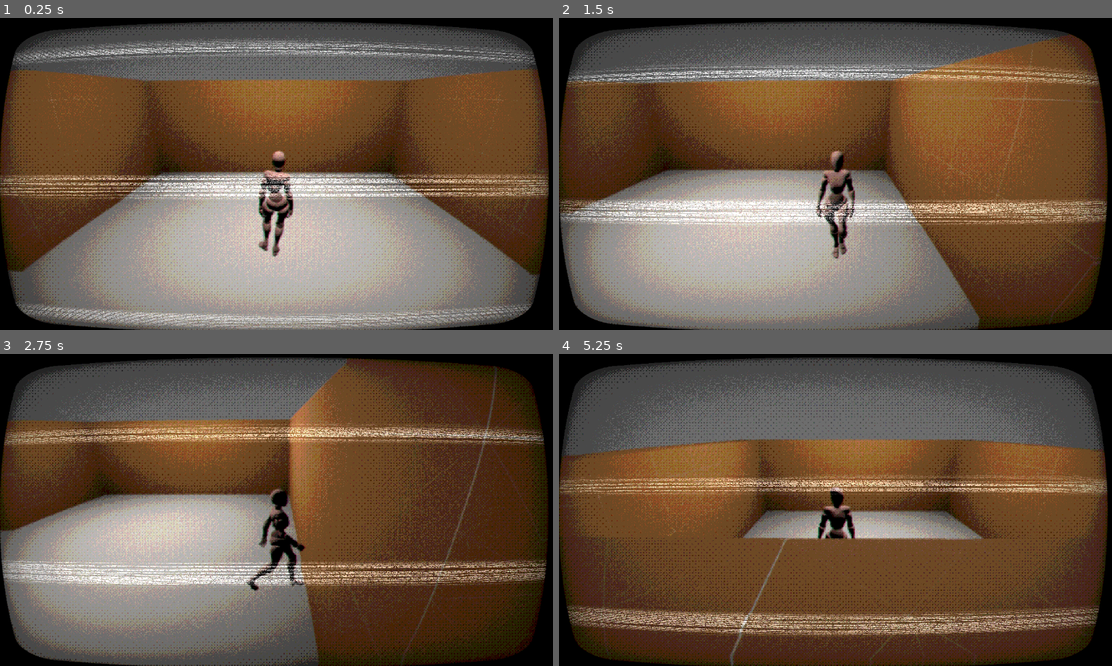
Above: before the commit, frames 1-4 (two rows, left to right).
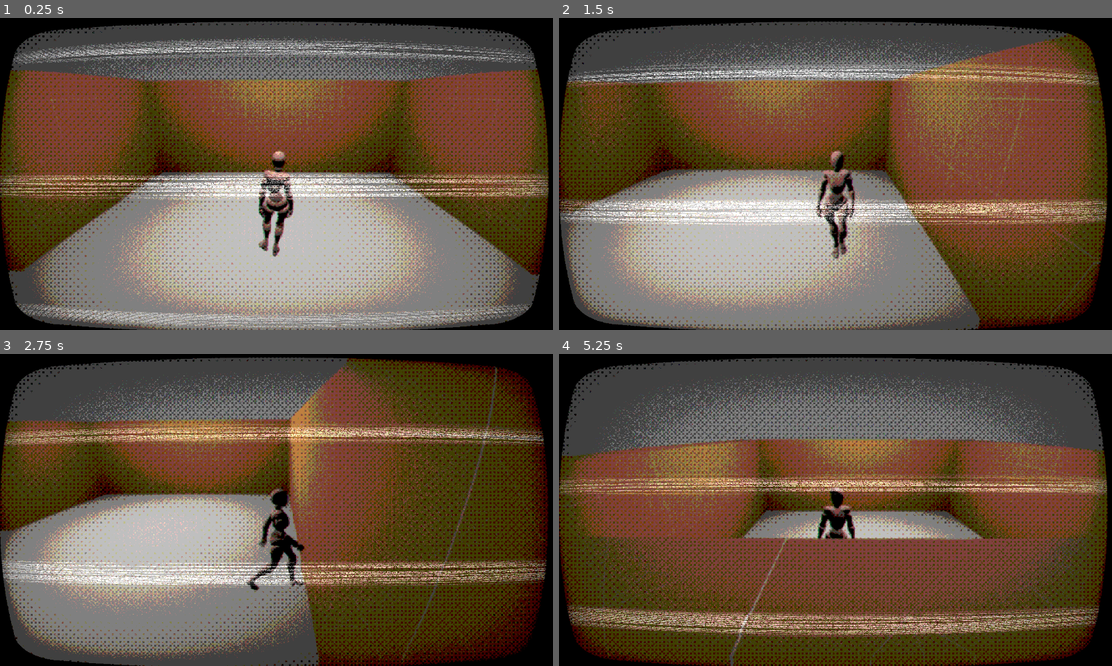
Above: after the commit, the same moments.

Repository: bengo501/Nightmare-Loop
Game: Godot game, scene res://scenes/world.tscn
Two runs of this game, one before a commit and one after it. Both use one fixed random seed, a clock stepped at 60 frames per second and the inputs below.
Inputs:
- Up to frame 1 (0.25 s): no input
- Up to frame 2 (1.5 s): tap Enter (ui_accept) at 0.5, 0.77 s; hold D (right) 0.53-1.28 s; tap W (foward) at 0.6, 1.35 s; hold S (backward) from 1.28 s (still down)
- Up to frame 3 (2.75 s): tap Enter (ui_accept) at 1.52 s; release S (backward) at 2.03 s; hold D (right) from 2.03 s (still down); tap W (foward) at 2.1 s
- Up to frame 4 (5.25 s): tap W (foward) every 0.75 s from 2.85 to 5.1 s; tap Enter (ui_accept) at 3.02, 3.77, 4.52 s; release D (right) at 3.53 s; hold A (left) 3.53-5.03 s; hold S (backward) from 5.03 s (still down)

The runs differ from the first frame. In frame 1, 43% of the frame differs, in the area x 0-100%, y 1-100%; in frame 2, 45%; in frame 3, 49%; in frame 4, 52%.

Commit message:
added some shaders

Diff:
--- a/scenes/world.tscn
+++ b/scenes/world.tscn
@@ -1,17 +1,30 @@
-[gd_scene load_steps=8 format=3 uid="uid://bhk71lctrycc"]
+[gd_scene load_steps=14 format=3 uid="uid://bhk71lctrycc"]
 
+[ext_resource type="Material" uid="uid://dh8b54lwa3uwc" path="res://shaders/pixelVignete.tres" id="1_71j4m"]
 [ext_resource type="Material" uid="uid://xtsip8oah052" path="res://materials/floor_material.tres" id="1_rwgxs"]
 [ext_resource type="Material" uid="uid://b7drq3m6vvnyc" path="res://materials/wall_material.tres" id="2_4wyf3"]
 [ext_resource type="PackedScene" uid="uid://drs2ohyyh3uit" path="res://scenes/player/player.tscn" id="3_4wyf3"]
 [ext_resource type="Shader" uid="uid://dfbg35n7n8gwe" path="res://shaders/psx.gdshader" id="5_71j4m"]
 [ext_resource type="Shader" uid="uid://bucmt47v21xym" path="res://shaders/crt.gdshader" id="5_qfnet"]
+[ext_resource type="Material" uid="uid://co46lab2f3058" path="res://shaders/hatching.tres" id="6_i7141"]
+[ext_resource type="Material" uid="uid://cuc76brdhoebn" path="res://shaders/crosshair.tres" id="8_4mrxx"]
 
 [sub_resource type="ShaderMaterial" id="ShaderMaterial_qfnet"]
 shader = ExtResource("5_71j4m")
 shader_parameter/enabled = true
 shader_parameter/dithering = true
-shader_parameter/colors = 8
-shader_parameter/dither_size = 3
+shader_parameter/colors = 5
+shader_parameter/dither_size = 4
+
+[sub_resource type="QuadMesh" id="QuadMesh_qfnet"]
+material = ExtResource("1_71j4m")
+flip_faces = true
+size = Vector2(4, 4)
+
+[sub_resource type="QuadMesh" id="QuadMesh_4mrxx"]
+material = ExtResource("6_i7141")
+flip_faces = true
+size = Vector2(4, 4)
 
 [sub_resource type="ShaderMaterial" id="ShaderMaterial_i7141"]
 shader = ExtResource("5_qfnet")
@@ -36,6 +49,9 @@
 shader_parameter/clip_warp = false
 shader_parameter/vignette_intensity = 0.5
 shader_parameter/vignette_opacity = 0.377
+
+[sub_resource type="PlaceholderTexture2D" id="PlaceholderTexture2D_4mrxx"]
+size = Vector2(128, 128)
 
 [node name="world" type="Node3D"]
 
@@ -96,12 +112,33 @@
 
 [node name="Camera3D" type="Camera3D" parent="SubViewportContainer/SubViewport/Player"]
 transform = Transform3D(1, 0, 0, 0, 0.935401, 0.353589, 0, -0.353589, 0.935401, 0, 2.50551, 2.78)
+visible = false
+
+[node name="PixelVigneteShader" type="MeshInstance3D" parent="SubViewportContainer/SubViewport/Player/Camera3D"]
+transform = Transform3D(1, 0, 0, 0, 0.935401, -0.353589, 0, 0.353589, 0.935401, -0.1296, 0.122702, -0.850524)
+visible = false
+mesh = SubResource("QuadMesh_qfnet")
+skeleton = NodePath("../../../../..")
+
+[node name="CrossHatchingShader" type="MeshInstance3D" parent="SubViewportContainer/SubViewport/Player/Camera3D"]
+transform = Transform3D(1, 0, 0, 0, 0.935401, -0.353589, 0, 0.353589, 0.935401, -0.1296, -1.82434, -3.57934)
+mesh = SubResource("QuadMesh_4mrxx")
+skeleton = NodePath("../../../../..")
 
 [node name="CanvasLayer" type="CanvasLayer" parent="SubViewportContainer/SubViewport"]
 
-[node name="ColorRect" type="ColorRect" parent="SubViewportContainer/SubViewport/CanvasLayer"]
+[node name="CRT_EFFECT" type="ColorRect" parent="SubViewportContainer/SubViewport/CanvasLayer"]
 material = SubResource("ShaderMaterial_i7141")
 offset_left = -29.0
 offset_top = -9.0
 offset_right = 1167.0
 offset_bottom = 670.0
+
+[node name="Crosshair" type="TextureRect" parent="."]
+material = ExtResource("8_4mrxx")
+offset_left = 985.0
+offset_top = 1108.0
+offset_right = 1185.0
+offset_bottom = 1308.0
+texture = SubResource("PlaceholderTexture2D_4mrxx")
+stretch_mode = 3
--- /dev/null
+++ b/shaders/crosshair.gdshader
@@ -0,0 +1,91 @@
+/*
+	Custom Crosshair Shader by: Quot3e
+	https://github.com/Quot3e/godot-crosshair-shader
+
+	MIT License
+*/
+
+shader_type canvas_item;
+
+uniform bool is_symmetric = true;
+uniform vec2 center_offset;
+uniform vec4 line_color : source_color = vec4(1.0);
+uniform vec4 line_outline_color : source_color = vec4(vec3(0.0), 1);
+uniform vec2 line_length = vec2(20.0);
+uniform vec2 line_thickness = vec2(1.0);
+uniform vec2 line_offset = vec2(10.0);
+uniform vec2 line_outline_thickness = vec2(1.0);
+
+uniform vec4 dot_color : source_color = vec4(1.0);
+uniform vec4 dot_outline_color : source_color= vec4(vec3(0.0), 1.0);
+uniform float dot_size = 2.0;
+uniform float dot_outline_thickness = 1.0;
+
+float center_line(float value, float thickness) {
+	return step(distance(0.5, value), thickness);
+}
+
+float crosshair_segment(float thickness, float offset, float range, float outline, vec2 pixel, vec2 uv){
+
+	thickness = round(thickness);
+	offset = round(offset);
+	range = round(range);
+	outline =  round(outline);
+
+	if (is_symmetric){
+		thickness = thickness * 2.0 - 1.0;
+		offset = offset * 2.0 - 1.0;
+		range = range * 2.0;
+		outline =  outline * 2.0;
+	}
+
+	float line = center_line(uv.x, (thickness + outline) * pixel.x);
+	line *= 1.0 - center_line(uv.y, (offset - outline) * pixel.y);
+	line *= center_line(uv.y, (range + offset + outline) * pixel.y);
+	return line;
+}
+
+float center_square(float size, float outline, vec2 pixel, vec2 uv){
+	size = round(size);
+	outline = round(outline);
+
+	if (is_symmetric){
+		size = size * 2.0 - 1.0;
+		outline = outline * 2.0;
+	}
+
+	float center_dot = center_line(uv.x, (size + outline) * pixel.x);
+	center_dot *= center_line(uv.y, (size + outline) * pixel.y);
+	return center_dot;
+}
+
+vec4 blend_layers(vec4 bottom, vec4 top) {
+	float final_alpha = top.a + bottom.a * (1.0 - top.a);
+	float safe_div = step(0.0001, final_alpha);
+	vec3 final_color = (top.rgb * top.a + bottom.rgb * bottom.a * (1.0 - top.a)) / max(final_alpha, 0.0001);
+	return vec4(final_color, final_alpha * safe_div);
+}
+
+void fragment() {
+	vec2 uv = FRAGCOORD.xy * SCREEN_PIXEL_SIZE + center_offset;
+	vec2 pixel = SCREEN_PIXEL_SIZE/2.0;
+
+	float line_x = crosshair_segment(line_thickness.x, line_offset.x, line_length.x, 0.0, pixel.yx, uv.yx);
+	float line_y = crosshair_segment(line_thickness.y, line_offset.y, line_length.y, 0.0, pixel, uv);
+
+	float line_outline_x = crosshair_segment(line_thickness.x, line_offset.x, line_length.x, line_outline_thickness.x, pixel.yx, uv.yx);
+	float line_outline_y = crosshair_segment(line_thickness.y, line_offset.y, line_length.y, line_outline_thickness.y, pixel, uv);
+
+	float center_dot = center_square(dot_size, 0.0, pixel, uv);
+	float center_dot_outline = center_square(dot_size, dot_outline_thickness, pixel, uv);
+
+	vec4 center_dot_layer = center_dot * dot_color + (center_dot_outline - center_dot) * dot_outline_color;
+	vec4 line_layer1 = line_x * line_color + (line_outline_x - line_x) * line_outline_color;
+	vec4 line_layer2 = line_y * line_color + (line_outline_y - line_y) * line_outline_color;
+
+	vec4 blended_result = center_dot_layer;
+	blended_result = blend_layers(blended_result, line_layer1);
+	blended_result = blend_layers(blended_result, line_layer2);
+
+	COLOR = blended_result;
+}
--- /dev/null
+++ b/shaders/crosshair.tres
@@ -0,0 +1,18 @@
+[gd_resource type="ShaderMaterial" load_steps=2 format=3 uid="uid://cuc76brdhoebn"]
+
+[ext_resource type="Shader" uid="uid://csfhm60ek7l0i" path="res://shaders/crosshair.gdshader" id="1_828ok"]
+
+[resource]
+shader = ExtResource("1_828ok")
+shader_parameter/is_symmetric = true
+shader_parameter/center_offset = Vector2(0, 0)
+shader_parameter/line_color = Color(1, 1, 1, 1)
+shader_parameter/line_outline_color = Color(0, 0, 0, 1)
+shader_parameter/line_length = Vector2(20, 20)
+shader_parameter/line_thickness = Vector2(1, 1)
+shader_parameter/line_offset = Vector2(10, 10)
+shader_parameter/line_outline_thickness = Vector2(1, 1)
+shader_parameter/dot_color = Color(1, 1, 1, 1)
+shader_parameter/dot_outline_color = Color(0, 0, 0, 1)
+shader_parameter/dot_size = 2.0
+shader_parameter/dot_outline_thickness = 1.0
--- /dev/null
+++ b/shaders/hatching.gdshader
@@ -0,0 +1,139 @@
+shader_type spatial;
+render_mode unshaded,vertex_lighting;
+
+uniform sampler2D depth_texture : hint_depth_texture,filter_linear_mipmap;
+uniform sampler2D normal_texture : hint_normal_roughness_texture,filter_linear_mipmap;
+uniform sampler2D screen_texture: hint_screen_texture,filter_linear_mipmap;
+
+
+uniform vec3 edge_color : source_color = vec3(0.0, 0.0, 0.0);
+uniform float edge_threshold: hint_range(0.001, 0.2, 0.001) = 0.01;
+
+uniform sampler2D hatch1: filter_nearest,repeat_enable;
+uniform sampler2D hatch2: filter_nearest,repeat_enable;
+uniform sampler2D hatch3: filter_nearest,repeat_enable;
+
+
+uniform float noise_frequency : hint_range(0.1, 20.0, 0.1)= 10.0 ;
+uniform float noise_offset_intensity : hint_range(0.0, 0.2, 0.001) = 0.002;
+
+
+vec2 hash(vec2 p) {
+    p = vec2(dot(p, vec2(127.1, 311.7)),
+             dot(p, vec2(269.5, 183.3)));
+    return -1.0 + 2.0 * fract(sin(p) * 43758.5453123);
+}
+
+vec2 fade(vec2 t) {
+    return t * t * t * (t * (t * 6.0 - 15.0) + 10.0);
+}
+
+float grad(vec2 hash, vec2 dir) {
+    vec2 grad_dir = vec2(hash.x * 2.0 - 1.0, hash.y * 2.0 - 1.0);
+    return dot(grad_dir, dir);
+}
+
+float perlin(vec2 pos) {
+    vec2 p = floor(pos);
+    vec2 f = fract(pos);
+
+    f = fade(f);
+
+    vec2 top_left = p;
+    vec2 top_right = p + vec2(1.0, 0.0);
+    vec2 bottom_left = p + vec2(0.0, 1.0);
+    vec2 bottom_right = p + vec2(1.0, 1.0);
+
+    float tl = grad(hash(top_left), f);
+    float tr = grad(hash(top_right), f - vec2(1.0, 0.0));
+    float bl = grad(hash(bottom_left), f - vec2(0.0, 1.0));
+    float br = grad(hash(bottom_right), f - vec2(1.0, 1.0));
+
+    float top = mix(tl, tr, f.x);
+    float bottom = mix(bl, br, f.x);
+    return mix(top, bottom, f.y);
+}
+
+
+void vertex(){
+
+	POSITION = vec4(VERTEX.xy,1.0,1.0);
+}
+
+void fragment() {
+	vec2 screen_uv = SCREEN_UV;
+	vec3 origin_color = texture(screen_texture,screen_uv).rgb;
+
+    // 获取当前位置的Perlin噪声值
+    vec2 noiseValue = vec2(perlin(screen_uv * noise_frequency), perlin((screen_uv + vec2(0.5, 0.5)) * noise_frequency));  // 10.0是频率，可以调整
+
+    // 使用噪声值偏移uv
+    vec2 uv = screen_uv + noiseValue * noise_offset_intensity;  // 0.02是偏移强度，可以根据需要调整
+	float dx = 1.0 / VIEWPORT_SIZE.x;
+	float dy = 1.0 / VIEWPORT_SIZE.y;
+	mat3 Gx = mat3(
+				vec3(-1, -2, -1),
+				vec3( 0,  0,  0),
+				vec3( 1,  2,  1)
+	);
+
+	mat3 Gy = mat3(
+			vec3(-1, 0, 1),
+			vec3(-2, 0, 2),
+			vec3(-1, 0, 1)
+	);
+
+    float depthSobelX = 0.0;
+    float depthSobelY = 0.0;
+
+    float normalSobelX = 0.0;
+    float normalSobelY = 0.0;
+
+    for(int i = -1; i <= 1; i++) {
+        for(int j = -1; j <= 1; j++) {
+			float depth = texture(depth_texture, uv + vec2(float(i) * dx, float(j) * dy)).r;
+			vec3 normal = normalize(texture(normal_texture, uv + vec2(float(i) * dx, float(j) * dy)).rgb * 2.0 - 1.0);
+			depthSobelX += Gx[i+1][j+1] * depth;
+			depthSobelY += Gy[i+1][j+1] * depth;
+			normalSobelX += Gx[i+1][j+1] * normal.x;
+			normalSobelY += Gy[i+1][j+1] * normal.y;
+        }
+    }
+
+    float depthMagnitude = length(vec2(depthSobelX, depthSobelY));
+    float normalMagnitude = length(vec2(normalSobelX, normalSobelY));
+
+    // Combine the results
+    float magnitude = depthMagnitude + normalMagnitude;
+
+
+	// distort the hatching
+	vec3 normal_sample = normalize(texture(normal_texture, uv).rgb * 2.0 - 1.0);
+	vec2 distorted_uv = uv + normal_sample.xy * 2.0 ;
+
+
+	vec3 screen_color = texture(screen_texture,uv).rgb;
+	float luminance = dot(screen_color, vec3(0.299, 0.587, 0.114));
+
+	vec4 texture_color;
+	if (luminance < 0.6){
+		texture_color = texture(hatch3,distorted_uv * 20.0);
+
+	}
+	else if (luminance < 0.7){
+		texture_color = texture(hatch2,distorted_uv * 20.0);
+	}
+	else if (luminance < 0.8){
+		texture_color = texture(hatch1,distorted_uv * 20.0);
+	}
+	else{
+		texture_color = texture(screen_texture,uv);
+	}
+    if (magnitude > edge_threshold) {
+        ALBEDO = edge_color;
+    } else {
+        // 使用纹理颜色
+        ALBEDO = texture_color.rgb;
+    }
+
+}
--- /dev/null
+++ b/shaders/hatching.tres
@@ -0,0 +1,11 @@
+[gd_resource type="ShaderMaterial" load_steps=2 format=3 uid="uid://co46lab2f3058"]
+
+[ext_resource type="Shader" uid="uid://bmtpqof48od72" path="res://shaders/hatching.gdshader" id="1_1xfe2"]
+
+[resource]
+render_priority = 0
+shader = ExtResource("1_1xfe2")
+shader_parameter/edge_color = Color(0, 0, 0, 1)
+shader_parameter/edge_threshold = 0.01
+shader_parameter/noise_frequency = 10.0
+shader_parameter/noise_offset_intensity = 0.002
--- /dev/null
+++ b/shaders/pixelVignete.gdshader
@@ -0,0 +1,39 @@
+shader_type spatial;
+render_mode unshaded, fog_disabled;
+
+uniform vec3 luminance: source_color = vec3(0.3086, 0.6094, 0.0820);
+uniform float brightness: hint_range(0.01, 20.0, .01) = 0.26;
+uniform float contrast: hint_range(1.0, 4.0, .01) = 3.0;
+uniform float scale: hint_range(0.1, 10.0, .01) = 4.0;
+uniform float rotation: hint_range(0.00, 6.28, .01) = 0.08;
+uniform float resolution_downsampling: hint_range(1.0, 8.0, 1.0) = 4.0;
+uniform sampler2D screen_texture: hint_screen_texture, filter_nearest, repeat_disable;
+
+mat2 rotate(float a) {
+	float sa = sin(a);
+	float ca = cos(a);
+	return mat2(vec2(ca, sa), vec2(-sa, ca));
+}
+
+void vertex(){
+	POSITION = vec4(VERTEX.xy, 1.0, 1.0);
+}
+
+float dot_matrix(vec2 uv) {
+	vec2 rot_uv = rotate(rotation) * uv * scale;
+	return sin(rot_uv.x) * sin(rot_uv.y);
+}
+
+void fragment() {
+	vec2 UV_new = SCREEN_UV - mod(SCREEN_UV, 1.0/VIEWPORT_SIZE * resolution_downsampling);
+	vec2 resolution = VIEWPORT_SIZE;
+	vec3 color = texture(screen_texture, UV_new).rgb;
+	float grey = dot(color, luminance) * contrast;
+	color = vec3(grey + dot_matrix(UV * resolution));
+	float vignette = smoothstep(0.45, 0.1, distance(UV, vec2(0.5))) * 1.0;
+
+	float v_x = smoothstep(0.45, 0.1, distance(UV.x, 0.5));
+	float v_y = smoothstep(0.45, 0.1, distance(UV.y, 0.5));
+
+	ALBEDO = vec3(color * brightness) * vignette;
+}
--- /dev/null
+++ b/shaders/pixelVignete.tres
@@ -0,0 +1,13 @@
+[gd_resource type="ShaderMaterial" load_steps=2 format=3 uid="uid://dh8b54lwa3uwc"]
+
+[ext_resource type="Shader" uid="uid://uf8mi8jex5a8" path="res://shaders/pixelVignete.gdshader" id="1_jdmtt"]
+
+[resource]
+render_priority = 0
+shader = ExtResource("1_jdmtt")
+shader_parameter/luminance = Color(0.3086, 0.6094, 0.082, 1)
+shader_parameter/brightness = 0.26
+shader_parameter/contrast = 3.0
+shader_parameter/scale = 1.0
+shader_parameter/rotation = 0.08
+shader_parameter/resolution_downsampling = 4.0
Not shown, added: shaders/crosshair.gdshader.uid
Not shown, added: shaders/hatching.gdshader.uid
Not shown, added: shaders/pixelVignete.gdshader.uid
